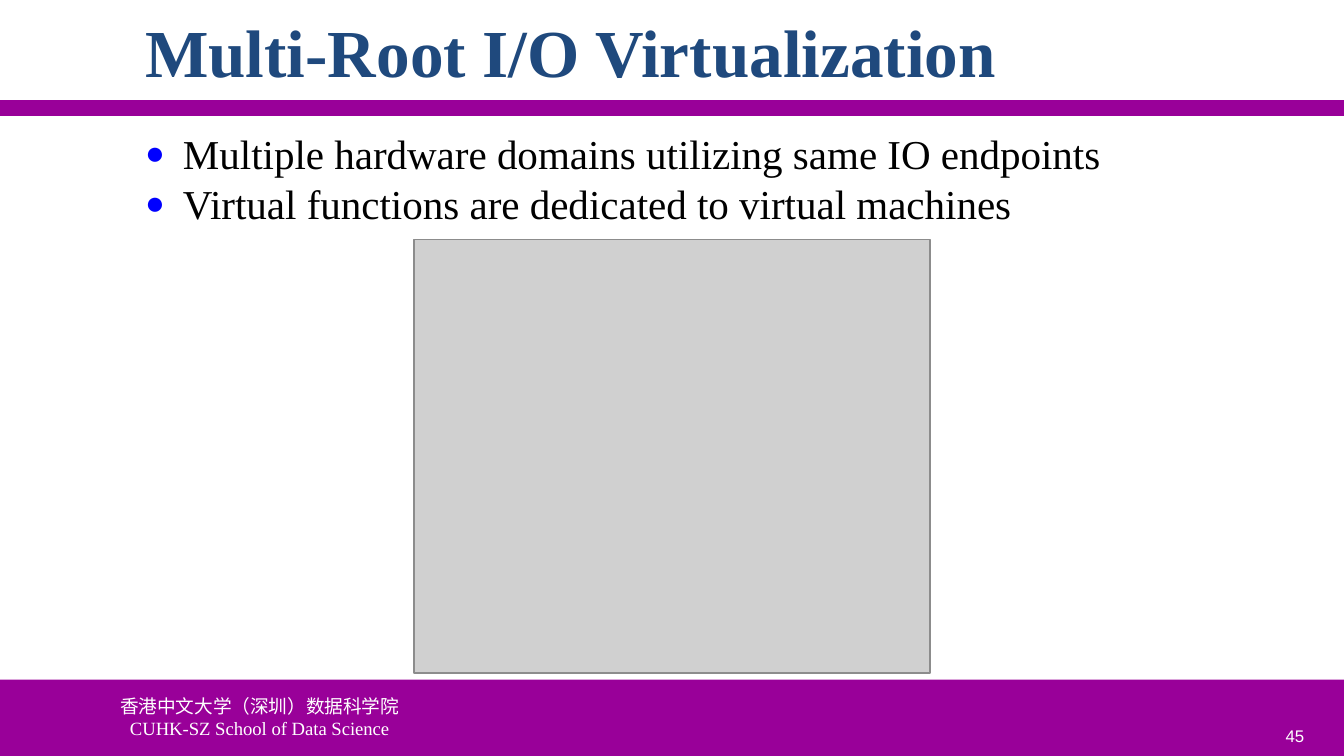
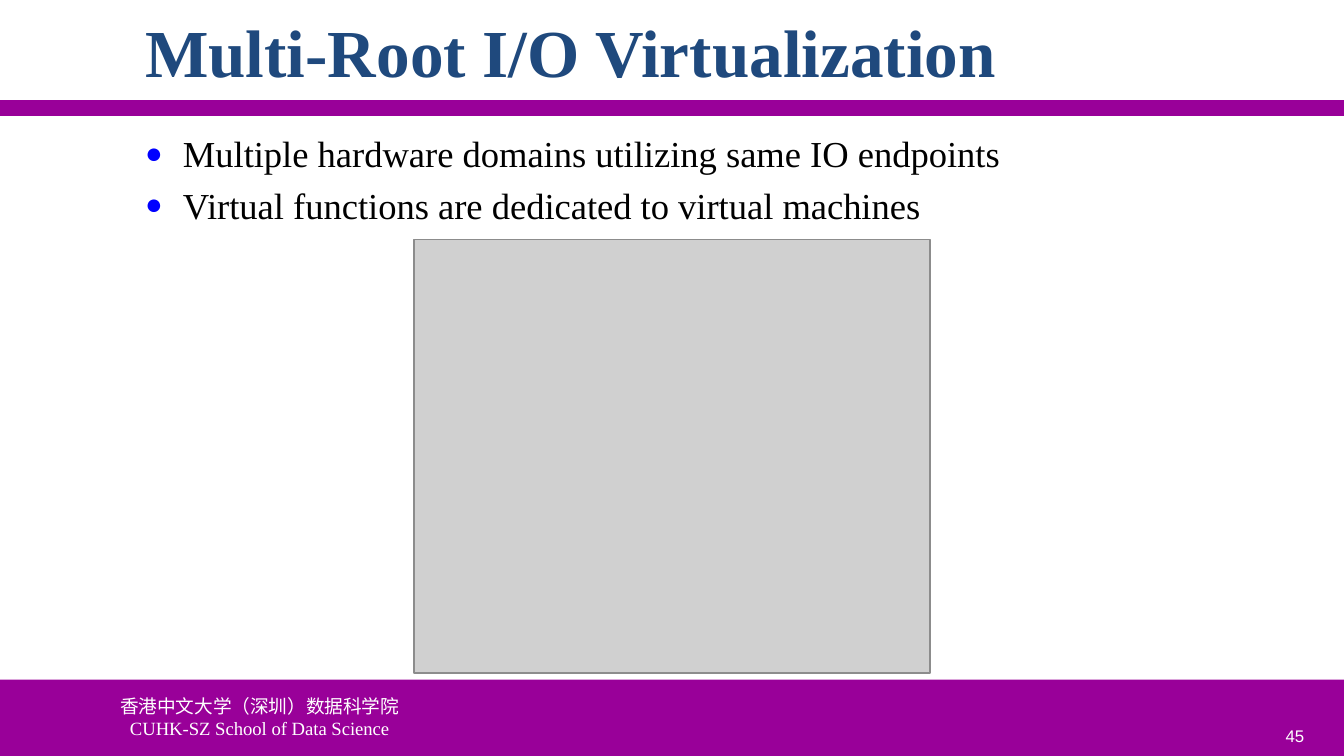
Before and after one commit to ychung1103/ychung1103.github.io, a slide deck: slide 45 of Slides/CSC6103/VT-01 Virtualization Introduction.pptx. Drawn at 1344x756 pixels with LibreOffice and Linux fonts; fonts in the diff are those of the drawing; grey boxes stand for pictures; background and template pictures are left out. Boxes give left, top, right and bottom in pixels: in the first picture for what was removed or moved away, otherwise in the second. Text is boxed around its words. In the diff, an @@ line names an element or a change of style, - is before the commit and + after.

```diff
--- a/Slides/CSC6103/VT-01 Virtualization Introduction.pptx
+++ b/Slides/CSC6103/VT-01 Virtualization Introduction.pptx
@@ text "Multiple hardware domains utilizing same ..." at box(183, 141, 1000, 220): size 22 to 19.6 pt; more space between paragraphs @@
```
Also in this commit, not shown: 10 other slides changed.
